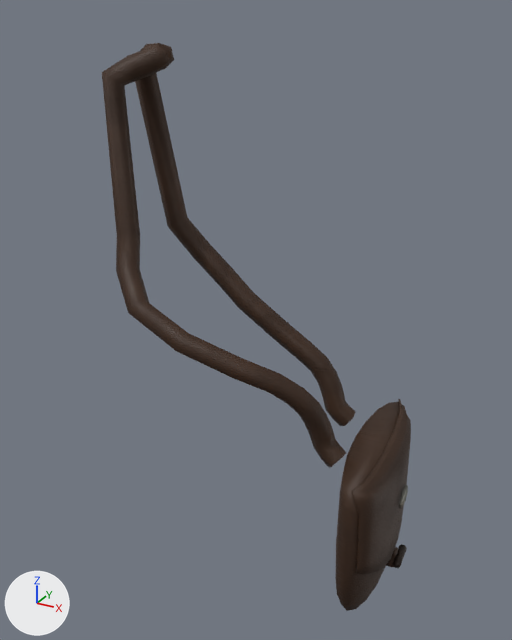
What one commit did to the glTF model assets/characters/realistic/citizen_f_adult_thin_d/layers/satchel.glb.
The view is the same before and after, from a 50 mm camera at (0.452, -0.767, 1.347) aimed at (0.041, -0.02, 0.974). The axes (+X, +Y, +Z) are drawn at lower left. The lights are the same throughout. The first picture is the older version. Vertices at exactly the same position are counted once.

The first picture shows 'Layer_satchel'.
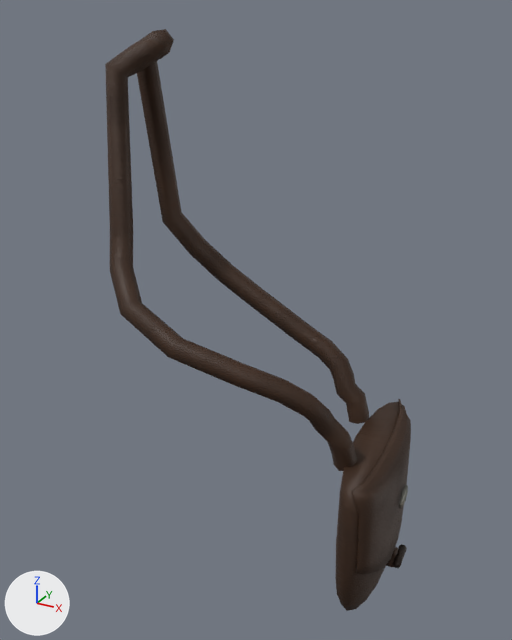
What the commit changed:
me_layer_satchel is used by ob_layer_satchel; location (0.0, 0.0, 0.0).
me_layer_satchel had 798 vertices, 1560 faces and spanned x -0.15..0.261, y -0.142..0.126, z 0.606..1.31.
me_layer_satchel now has 798 vertices, 1560 faces and spans x -0.145..0.261, y -0.158..0.126, z 0.606..1.325.
me_layer_satchel part 1: 246 of 798 vertices moved; they spanned x -0.15..0.187, y -0.142..0.06, z 0.81..1.31 and now span x -0.145..0.203, y -0.158..0.075, z 0.818..1.325; mean shift (0.009, 0.002, 0.004); largest move (0.144, -0.062, 0.847) -> (0.183, -0.077, 0.847).
me_layer_satchel part 2: 441 kept faces spanning x -0.145..0.203, y -0.158..0.075, z 0.818..1.325 get new texture (UV) coordinates.

Changed parts and their boxes [x1, y1, x2, y2] in the pictures (512 x 640 px; the box of a moved part takes in the faces that stretch with it):
'Layer_satchel', reshaped: before [102, 43, 411, 611]; after [105, 29, 411, 611]
part 1 of me_layer_satchel, moved or reshaped: before [135, 60, 319, 450]; after [137, 29, 348, 460]
part 2 of me_layer_satchel, surface changed: before [102, 43, 356, 468]; after [105, 29, 369, 471]
